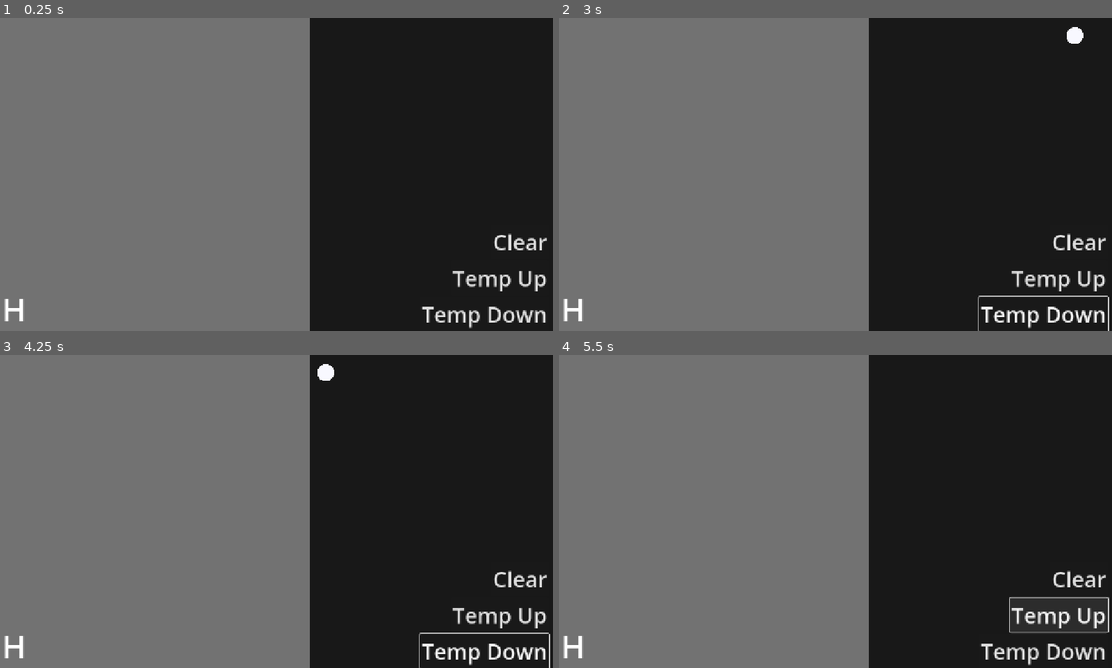
Above: before the commit, frames 1-4 (two rows, left to right).
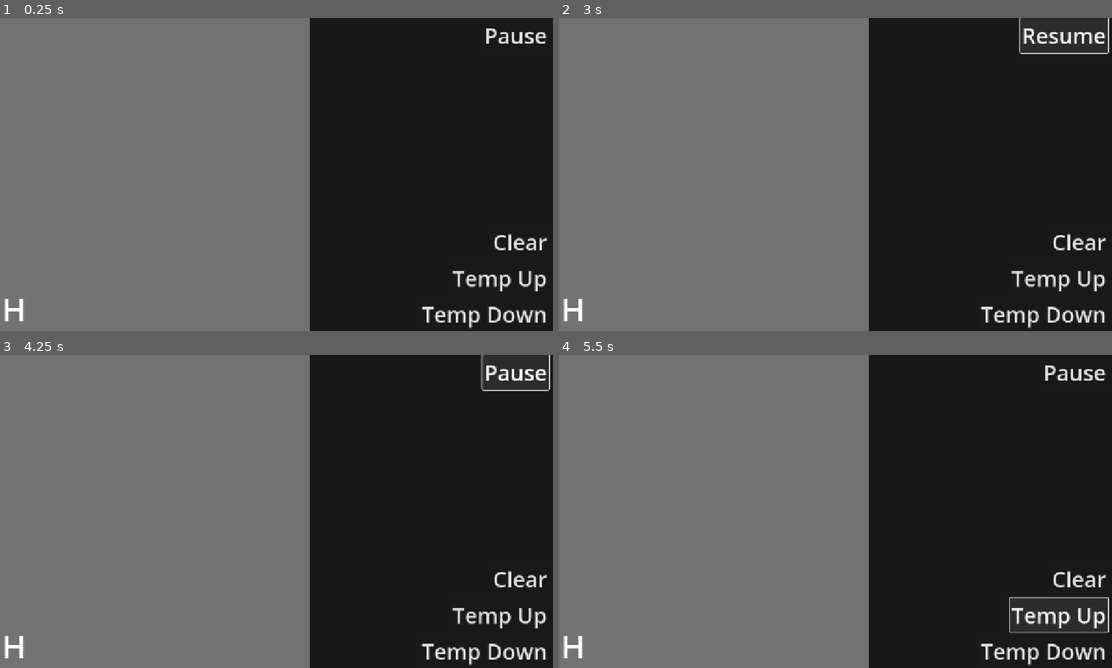
Above: after the commit, the same moments.

Repository: AlienAuthor2054/Chemistry-Sandbox
Game: Godot game, scene res://simulation/main.tscn
Two runs of this game, one before a commit and one after it. Both use one fixed random seed, a clock stepped at 60 frames per second and the inputs below.
Inputs (mouse positions are in pixels of both pictures, inside the frame that each line leads up to):
- Up to frame 1 (0.25 s): no input
- Up to frame 2 (3 s): click "Clear" at 0.5 s; click "Temp Up" at 1.25 s; click "Temp Down" at 2 s; click (1073, 33) at 2.75 s, where only the run after the commit has a clickable "Pause"
- Up to frame 3 (4.25 s): click (503, 370) at 3.5 s, where only the run after the commit has a clickable "Resume"
- Up to frame 4 (5.5 s): click "Clear" at 4.25 s; click "Temp Up" at 5 s

The runs differ from the first frame. In frame 1, 0.3% of the frame differs, in the area x 87-99%, y 3-9%; in frame 2, 0.7%; in frame 3, 0.7%, in the area x 57-100%, y 0-100%; in frame 4, 0.3%.

Commit message:
Add simulation pause button

Diff:
--- a/project/simulation/main.tscn
+++ b/project/simulation/main.tscn
@@ -76,7 +76,7 @@
 wait_time = 0.05
 one_shot = true
 
-[node name="VBoxContainer" type="VBoxContainer" parent="UI"]
+[node name="Tools" type="VBoxContainer" parent="UI"]
 anchors_preset = 3
 anchor_left = 1.0
 anchor_top = 1.0
@@ -88,26 +88,42 @@
 grow_vertical = 0
 alignment = 2
 
-[node name="ClearButton" type="Button" parent="UI/VBoxContainer"]
+[node name="ClearButton" type="Button" parent="UI/Tools"]
 layout_mode = 2
 size_flags_horizontal = 8
 theme_override_font_sizes/font_size = 50
 text = "Clear"
 
-[node name="TemperatureUpButton" type="Button" parent="UI/VBoxContainer"]
+[node name="TemperatureUpButton" type="Button" parent="UI/Tools"]
 layout_mode = 2
 size_flags_horizontal = 8
 theme_override_font_sizes/font_size = 50
 text = "Temp Up"
 
-[node name="TemperatureDownButton" type="Button" parent="UI/VBoxContainer"]
+[node name="TemperatureDownButton" type="Button" parent="UI/Tools"]
 layout_mode = 2
 size_flags_horizontal = 8
 theme_override_font_sizes/font_size = 50
 text = "Temp Down
 "
 
+[node name="SimulationStateTools" type="VBoxContainer" parent="UI"]
+anchors_preset = 1
+anchor_left = 1.0
+anchor_right = 1.0
+offset_left = -40.0
+offset_bottom = 40.0
+grow_horizontal = 0
+alignment = 2
+
+[node name="PauseToggle" type="Button" parent="UI/SimulationStateTools"]
+layout_mode = 2
+size_flags_horizontal = 8
+theme_override_font_sizes/font_size = 50
+text = "Pause"
+
 [connection signal="external_change_applied" from="." to="UI/KineticStatsLabel" method="_on_main_external_change_applied"]
-[connection signal="pressed" from="UI/VBoxContainer/ClearButton" to="UI" method="_on_clear_button_pressed"]
-[connection signal="pressed" from="UI/VBoxContainer/TemperatureUpButton" to="UI" method="_on_temperature_button_pressed" binds= [2.0]]
-[connection signal="pressed" from="UI/VBoxContainer/TemperatureDownButton" to="UI" method="_on_temperature_button_pressed" binds= [0.5]]
+[connection signal="pressed" from="UI/Tools/ClearButton" to="UI" method="_on_clear_button_pressed"]
+[connection signal="pressed" from="UI/Tools/TemperatureUpButton" to="UI" method="_on_temperature_button_pressed" binds= [2.0]]
+[connection signal="pressed" from="UI/Tools/TemperatureDownButton" to="UI" method="_on_temperature_button_pressed" binds= [0.5]]
+[connection signal="pressed" from="UI/SimulationStateTools/PauseToggle" to="UI" method="_on_pause_toggle_pressed"]
--- a/project/ui/ui.gd
+++ b/project/ui/ui.gd
@@ -18,9 +18,18 @@
 
 @onready var zoom_value: float = 1000 / get_viewport().get_visible_rect().size.y
 
+func _ready() -> void:
+	Simulation.running_changed.connect(_on_simulation_running_changed)
+
 func _on_temperature_button_pressed(velocity_factor: float) -> void:
 	get_tree().call_group("atoms", "multiply_velocity", sqrt(velocity_factor))
 	$"..".external_change_applied.emit()
 
 func _on_clear_button_pressed() -> void:
 	Simulation.clear()
+
+func _on_pause_toggle_pressed() -> void:
+	Simulation.running = not Simulation.running
+
+func _on_simulation_running_changed(running: bool) -> void:
+	$SimulationStateTools/PauseToggle.text = "Pause" if running else "Resume"
